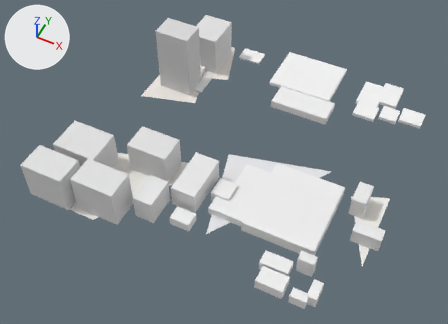
A saved change to the glTF model white-model-six-districts/chunks/123_87_mid.glb.
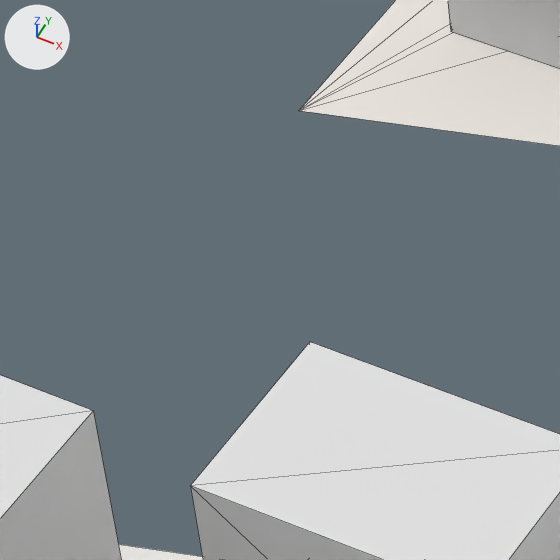
The first picture shows the older version from a 50 mm camera at (2041.0, 6561.0, 787.0) aimed at (1724.0, 7194.0, -4.0). The close-ups show the older and then the newer version on the part from 23% to 39% of the width and 25% to 48% of the height of that picture. Only the edits that show in the close-ups are written down. Every picture has the same lights, and +X, +Y and +Z are marked at upper left. The close-ups show mesh edges as thin lines. Vertices at exactly the same position are counted once.
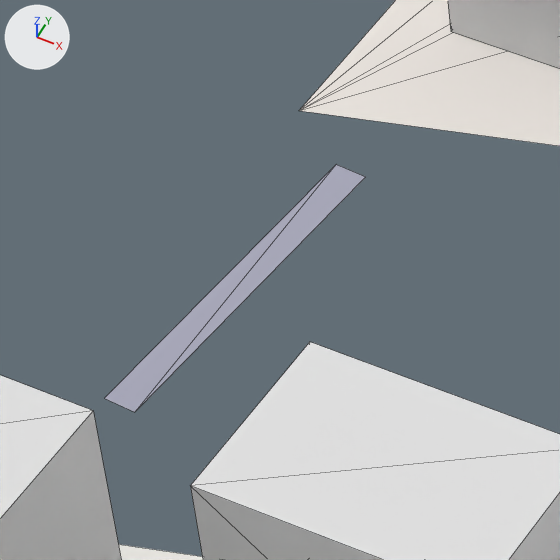
Where the change shows, as pixel boxes (x1, y1, x2, y2) in the close-ups (560 x 560 px):
part 1 of me_mesh_0, added
    after: (105, 164, 365, 412)

The change in detail:
me_mesh_0 is used by ob_mesh_0; location (0.0, 0.0, 0.0).
Verts and faces of me_mesh_0; kept vertices keep their numbers, new ones are numbered from 273.
me_mesh_0 had 273 vertices, 323 faces and spanned x 1464.0..2013.0, y 6998.0..7530.0, z -19.0..111.0.
me_mesh_0 now has 281 vertices, 327 faces and spans x 1464.0..2013.0, y 6998.0..7530.0, z -19.0..111.0.
Part 1, on me_mesh_0:
New vertex 277 is at (1521.0, 7271.0, -15.0), pixel (336, 164).
New vertex 278 is at (1514.0, 7177.0, -15.0), pixel (104, 398).
New vertex 279 is at (1523.0, 7176.0, -15.0), pixel (134, 412).
New vertex 280 is at (1530.0, 7270.0, -15.0), pixel (365, 176).
New faces: (277, 278, 279), (277, 279, 280).
Other edits to the shape of me_mesh_0 do not show in these pictures.
